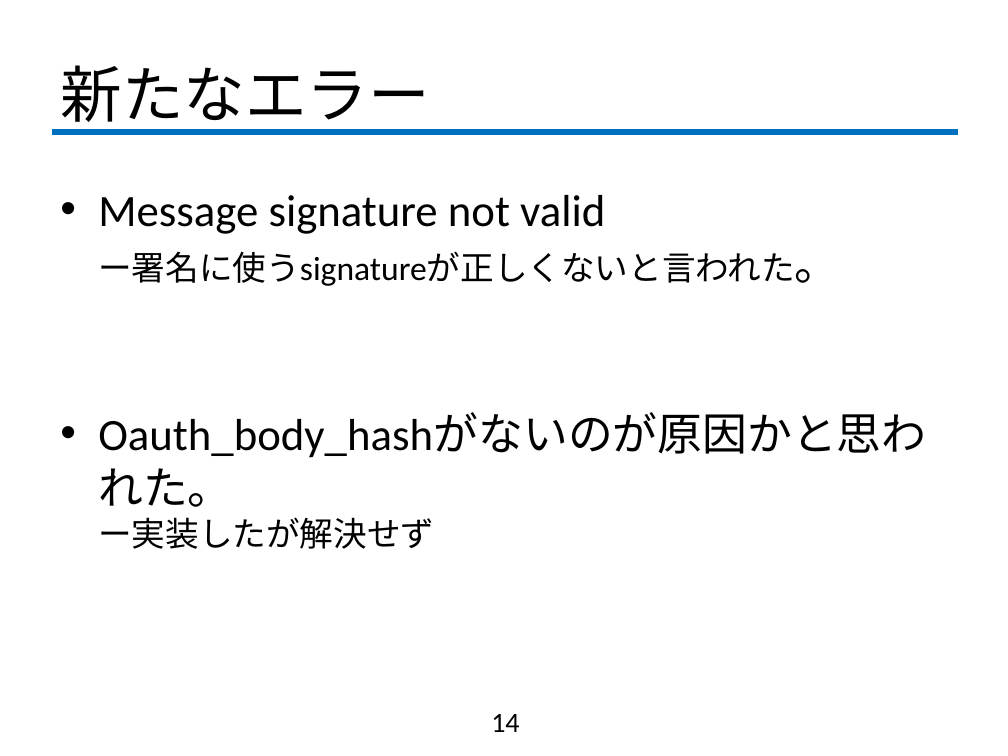
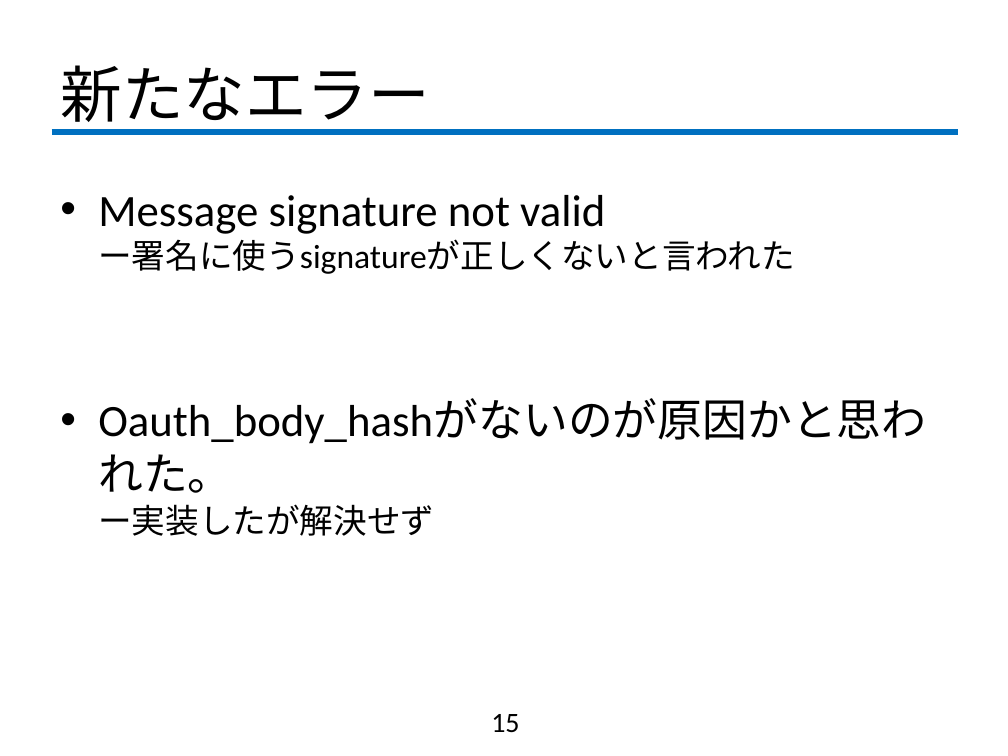
Before and after one commit to fujiLabo/fuji_simu, a slide deck: slide 15 of 1203(suga)進捗.pptx (slide 14 before the commit). Drawn at 1008x756 pixels with LibreOffice and Linux fonts; fonts in the diff are those of the drawing; background and template pictures are left out. Boxes give left, top, right and bottom in pixels: in the first picture for what was removed or moved away, otherwise in the second. Text is boxed around its words. In the diff, an @@ line names an element or a change of style, - is before the commit and + after.

```diff
--- a/1203(suga)進捗.pptx
+++ b/1203(suga)進捗.pptx
@@ text at [98,195,795,274]: text changed @@
-• Message signature not valid
-  ー署名に使うsignatureが正しくないと言われた。
+• Message signature not valid
+  ー署名に使うsignatureが正しくないと言われた
@@ page number at [491,714,519,733]: text changed @@
-14
+15
```
Also in this commit, not shown: 4 other slides changed, 1 slide added, 5 other files.
